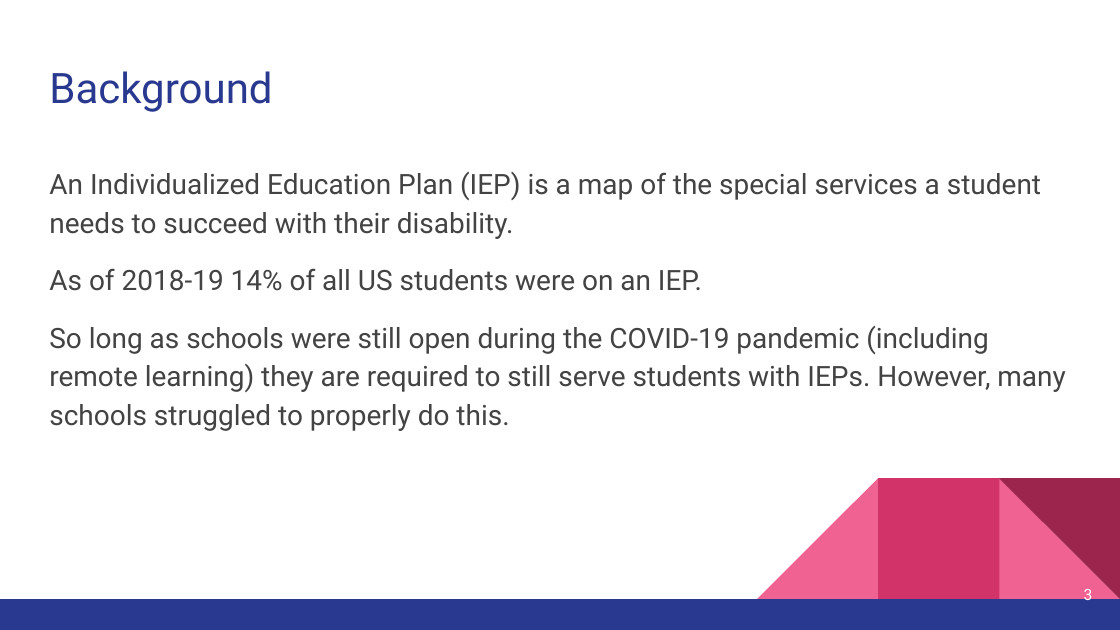
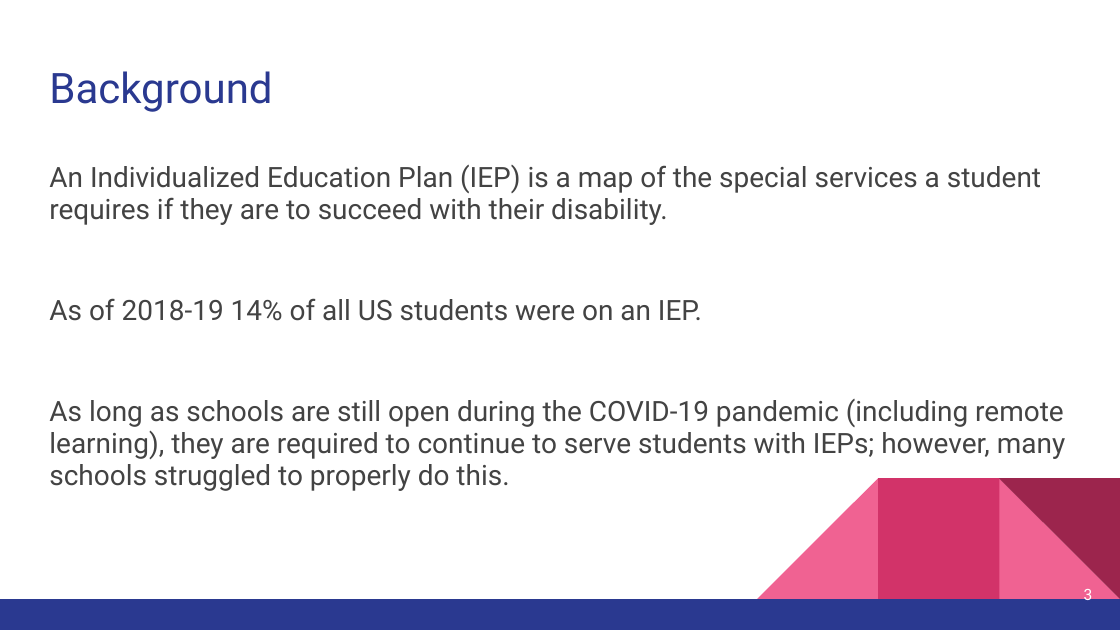
Before and after one commit to Bracciata/TomIEPBot, a slide deck: slide 3 of Resources/PresentationMaterials/Tom the IEP Assistant.pptx. Drawn at 1120x630 pixels with LibreOffice and Linux fonts; fonts in the diff are those of the drawing. Boxes give left, top, right and bottom in pixels: in the first picture for what was removed or moved away, otherwise in the second. Text is boxed around its words. In the diff, an @@ line names an element or a change of style, - is before the commit and + after.

```diff
--- a/Resources/PresentationMaterials/Tom the IEP Assistant.pptx
+++ b/Resources/PresentationMaterials/Tom the IEP Assistant.pptx
@@ text at (49, 165, 1041, 225): text changed @@
-An Individualized Education Plan (IEP) is a map of the special services a student needs to succeed with their disability.
+An Individualized Education Plan (IEP) is a map of the special services a student requires if they are to succeed with their disability.
@@ text at (49, 298, 702, 321): line spacing 1.15 to 0.95 @@
@@ text at (49, 399, 1065, 491): text changed @@
-So long as schools were still open during the COVID-19 pandemic (including remote learning) they are required to still serve students with IEPs. However, many schools struggled to properly do this.
+As long as schools are still open during the COVID-19 pandemic (including remote learning), they are required to continue to serve students with IEPs; however, many schools struggled to properly do this.
```
Also in this commit, not shown: 6 other slides changed, 2 other files.
